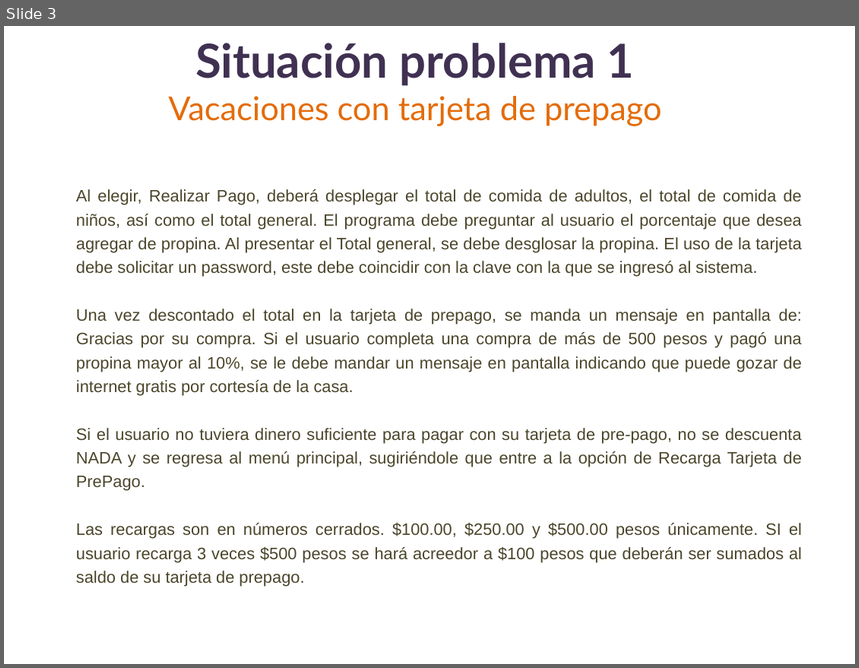
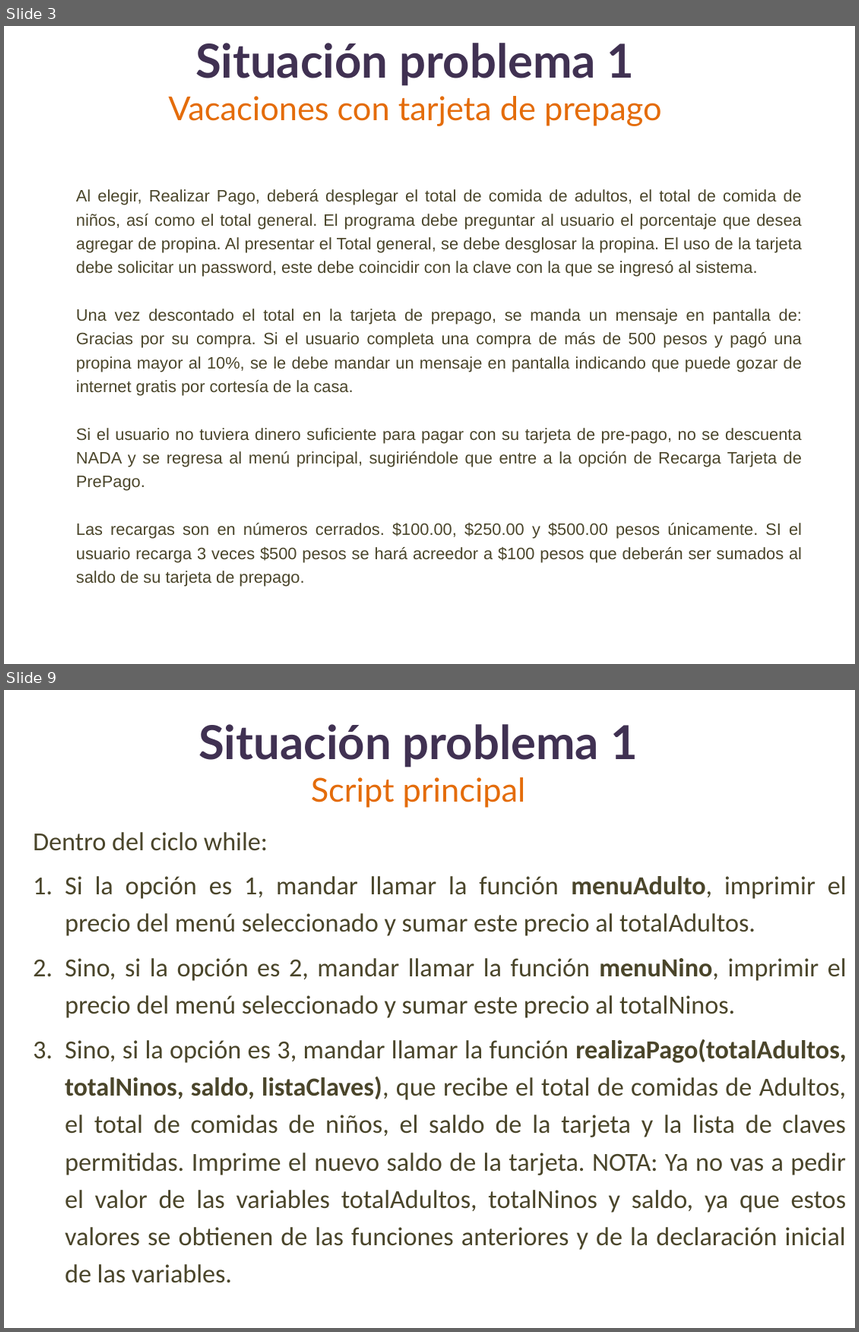
Before and after one commit to lizetheP/PensamientoC, a slide deck: Calendario2019/Presentaciones/Semana3/SITUACION1_Ciclos.pptx. Shown one above the other, each under a label of ours: slide 3 before the commit, slides 3 and 9 after it; the slides between them are not shown. The pictures are 859x668 and 859x1332 pixels, drawn with LibreOffice and Linux fonts; fonts in the diff are those of the drawing. Boxes give left, top, right and bottom in pixels: in the first picture for what was removed or moved away, otherwise in the second. Text is boxed around its words. In the diff, an @@ line names an element or a change of style, - is before the commit and + after.

```diff
--- a/Calendario2019/Presentaciones/Semana3/SITUACION1_Ciclos.pptx
+++ b/Calendario2019/Presentaciones/Semana3/SITUACION1_Ciclos.pptx
@@ slide 9 added at (4, 690, 855, 1328), background #FFFFFF @@
@@ title added at (199, 724, 638, 808), 39.6 pt, text #403152, bold @@
+Situación problema 1
+Script principal
@@ text added at (33, 832, 847, 1284), 22 pt, text #4A452A @@
+  Dentro del ciclo while:
+  1. Si la opción es 1, mandar llamar la función menuAdulto, imprimir el precio del menú seleccionado y sumar este precio al totalAdultos.
+  2. Sino, si la opción es 2, mandar llamar la función menuNino, imprimir el precio del menú seleccionado y sumar este precio al totalNinos.
+  3. Sino, si la opción es 3, mandar llamar la función realizaPago(totalAdultos, totalNinos, saldo, listaClaves), que recibe el total de comidas de Adultos, el total de comidas de niños, el saldo de la tarjeta y la lista de claves permitidas. Imprime el nuevo saldo de la tarjeta. NOTA: Ya no vas a pedir el valor de las variables totalAdultos, totalNinos y saldo, ya que estos valores se obtienen de las funciones anteriores y de la declaración inicial de las variables.
```
Also in this commit, not shown: 4 slides changed, 3 other slides added, 14 slides removed, 6 other files.
